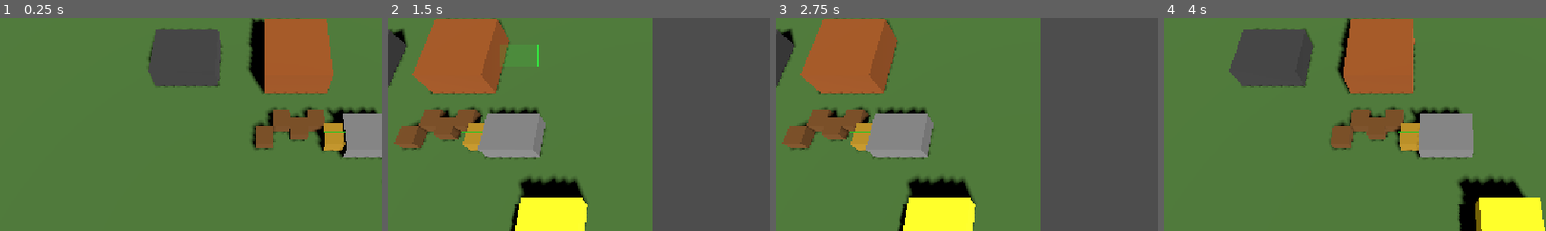
Above: before the commit, frames 1-4 (left to right).
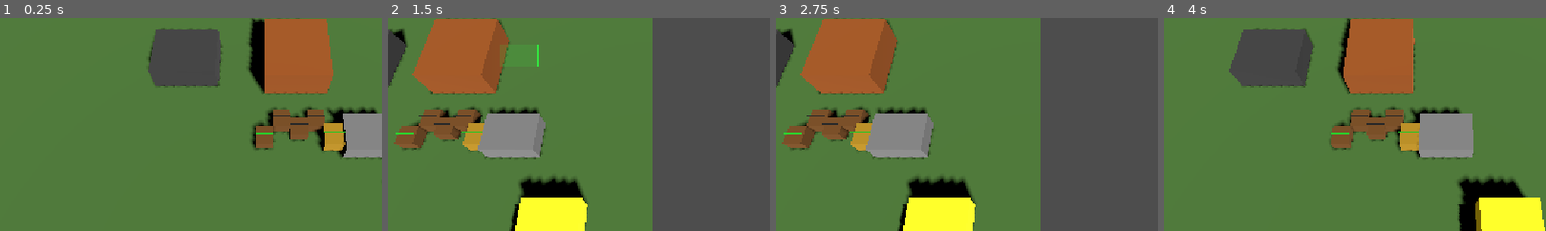
Above: after the commit, the same moments.

Repository: nplvkntx/endless-battle
Game: Godot game, scene res://scenes/main.tscn
Two runs of this game, one before a commit and one after it. Both use one fixed random seed, a clock stepped at 60 frames per second and the inputs below.
Inputs (mouse positions are % of the whole screen's width and height, from its top left):
- Up to frame 1 (0.25 s): no input
- Up to frame 2 (1.5 s): tap Enter at 0.5 s; move the mouse to (72, 45) at 0.52 s; hold Right (ui_right) 0.53-1.25 s; tap B at 0.6 s; click (72, 45) at 0.67 s; drag from (30, 55) to (45, 70) at 1.27 s
- Up to frame 3 (2.75 s): tap Space at 2 s; move the mouse to (60, 28) at 2.02 s; hold Right (ui_right) from 2.03 s (still down); tap T at 2.1 s
- Up to frame 4 (4 s): release Right (ui_right) at 2.75 s; tap Enter at 2.75 s; drag from (45, 70) to (20, 35) at 2.77 s; move the mouse to (80, 65) at 3.52 s; hold Left (ui_left) from 3.53 s (still down); tap C at 3.6 s
The pictures show only the part of the screen within x 15-65%, y 48-98%; the shares and areas given below are measured in that part.

The runs differ from the first frame. In frame 1, 0.1% of the frame differs, in the area x 67-85%, y 45-55%; in frame 2, 0.1%; in frame 3, 0.1%; in frame 4, 0.1%, in the area x 43-63%, y 45-55%.

Commit message:
Make workers killable

Diff:
--- a/autoloads/resource_manager.gd
+++ b/autoloads/resource_manager.gd
@@ -106,6 +106,14 @@
 	food_changed.emit(food_current, food_max)
 
 
+func release_food_used(amount: int) -> void:
+	if amount <= 0:
+		return
+
+	food_current = maxi(0, food_current - amount)
+	food_changed.emit(food_current, food_max)
+
+
 func try_spend(gold_cost: int, wood_cost: int) -> bool:
 	if not can_afford(gold_cost, wood_cost):
 		return false
--- a/scenes/units/worker.tscn
+++ b/scenes/units/worker.tscn
@@ -1,6 +1,7 @@
-[gd_scene load_steps=7 format=3 uid="uid://c34sseipvxy7a"]
+[gd_scene load_steps=10 format=3 uid="uid://c34sseipvxy7a"]
 
 [ext_resource type="Script" path="res://scripts/units/worker.gd" id="1_worker"]
+[ext_resource type="Script" path="res://scripts/components/health_component.gd" id="2_health_component"]
 
 [sub_resource type="StandardMaterial3D" id="StandardMaterial3D_brown"]
 albedo_color = Color(0.55, 0.35, 0.15, 1)
@@ -23,6 +24,15 @@
 [sub_resource type="BoxShape3D" id="BoxShape3D_body"]
 size = Vector3(1, 1, 1)
 
+[sub_resource type="StandardMaterial3D" id="StandardMaterial3D_health_bg"]
+albedo_color = Color(0.15, 0.15, 0.15, 1)
+
+[sub_resource type="StandardMaterial3D" id="StandardMaterial3D_health_fill"]
+albedo_color = Color(0.55, 0.35, 0.15, 1)
+
+[sub_resource type="BoxMesh" id="BoxMesh_health_bar"]
+size = Vector3(1.0, 0.08, 0.02)
+
 [node name="Worker" type="CharacterBody3D" groups=["workers", "units"]]
 script = ExtResource("1_worker")
 
@@ -36,5 +46,21 @@
 mesh = SubResource("CylinderMesh_selection")
 surface_material_override/0 = SubResource("StandardMaterial3D_selection")
 
+[node name="HealthBar" type="Node3D" parent="."]
+transform = Transform3D(1, 0, 0, 0, 1, 0, 0, 0, 1, 0, 0.75, 0)
+
+[node name="Background" type="MeshInstance3D" parent="HealthBar"]
+mesh = SubResource("BoxMesh_health_bar")
+surface_material_override/0 = SubResource("StandardMaterial3D_health_bg")
+
+[node name="Fill" type="MeshInstance3D" parent="HealthBar"]
+transform = Transform3D(1, 0, 0, 0, 1, 0, 0, 0, 1, 0, 0, 0.015)
+mesh = SubResource("BoxMesh_health_bar")
+surface_material_override/0 = SubResource("StandardMaterial3D_health_fill")
+
 [node name="CollisionShape3D" type="CollisionShape3D" parent="."]
 shape = SubResource("BoxShape3D_body")
+
+[node name="HealthComponent" type="Node" parent="."]
+script = ExtResource("2_health_component")
+max_health = 60
--- a/scripts/systems/combat_target_validation.gd
+++ b/scripts/systems/combat_target_validation.gd
@@ -87,7 +87,7 @@
 		return true
 
 	if target is Node and (target as Node).is_in_group(&"enemies"):
-		if target is Swordsman or target is Archer:
+		if target is Swordsman or target is Archer or target is Worker:
 			return true
 
 	return is_attackable_enemy_building(target)
--- a/scripts/units/worker.gd
+++ b/scripts/units/worker.gd
@@ -20,7 +20,15 @@
 
 const GOLD_MINE_COMMAND_MESSAGE: String = "Worker received gold mine command"
 const TREE_COMMAND_MESSAGE: String = "Worker received tree command"
-
+const HEALTH_BAR_WIDTH := 1.0
+const HEALTH_BAR_HUE_GREEN := 0.333333
+const FOOD_SUPPLY_USED: int = 1
+
+@onready var _health_component: HealthComponent = $HealthComponent
+@onready var _health_bar: Node3D = $HealthBar
+@onready var _health_bar_fill: MeshInstance3D = $HealthBar/Fill
+
+var _health_bar_fill_material: StandardMaterial3D
 var _gather_state: GatherTripState = GatherTripState.IDLE
 var _gather_source: GatherableResource = null
 var _carried_amount: int = 0
@@ -30,7 +38,77 @@
 
 func _ready() -> void:
 	super._ready()
+	var fill_material := _health_bar_fill.get_surface_override_material(0) as StandardMaterial3D
+	_health_bar_fill_material = fill_material.duplicate() as StandardMaterial3D
+	_health_bar_fill.set_surface_override_material(0, _health_bar_fill_material)
+	_health_component.health_changed.connect(_on_health_changed)
+	_health_component.health_depleted.connect(_on_health_depleted)
+	_update_health_bar(_health_component.current_health, _health_component.max_health)
 	_configure_faction_groups()
+
+
+func _on_health_changed(current_health: int, max_health: int) -> void:
+	_update_health_bar(current_health, max_health)
+
+
+func _update_health_bar(current_health: int, max_health: int) -> void:
+	if max_health <= 0:
+		return
+
+	var ratio: float = float(current_health) / float(max_health)
+	_health_bar_fill.scale.x = ratio
+	_health_bar_fill.position.x = HEALTH_BAR_WIDTH * (ratio - 1.0) * 0.5
+	_health_bar_fill_material.albedo_color = _get_health_bar_color(ratio)
+
+
+func _get_health_bar_color(ratio: float) -> Color:
+	return Color.from_hsv(ratio * HEALTH_BAR_HUE_GREEN, 0.85, 0.9)
+
+
+func _is_alive() -> bool:
+	return (
+		_health_component != null
+		and is_instance_valid(_health_component)
+		and _health_component.current_health > 0
+	)
+
+
+func take_damage(amount: float, attacker: Node = null) -> void:
+	if not _is_alive():
+		return
+
+	CombatKillTracker.record_attacker(self, attacker)
+
+	var damage_amount := int(amount)
+	_health_component.take_damage(damage_amount)
+	FloatingDamageNumber.spawn(self, damage_amount)
+
+
+func get_current_health() -> int:
+	if _health_component == null:
+		return 0
+
+	return _health_component.current_health
+
+
+func _on_health_depleted() -> void:
+	_cancel_build_trip()
+	cancel_gathering()
+	has_move_target = false
+	velocity = Vector3.ZERO
+	_health_bar.visible = false
+
+	if not _is_enemy_worker():
+		ResourceManager.release_food_used(FOOD_SUPPLY_USED)
+
+	die()
+	print("Worker died")
+	queue_free()
+
+
+func _cancel_build_trip() -> void:
+	_build_trip_state = BuildTripState.IDLE
+	_building_target = null
 
 
 func _configure_faction_groups() -> void:
@@ -48,17 +126,26 @@
 
 
 func _physics_process(delta: float) -> void:
+	if not _is_alive():
+		return
+
 	super._physics_process(delta)
 	_update_gather_trip()
 	_update_build_trip()
 
 
 func command_gather_gold_mine(gold_mine: GoldMine) -> void:
+	if not _is_alive():
+		return
+
 	print(GOLD_MINE_COMMAND_MESSAGE)
 	_start_gathering(gold_mine)
 
 
 func command_gather_tree(tree: WoodTree) -> void:
+	if not _is_alive():
+		return
+
 	print(TREE_COMMAND_MESSAGE)
 	_start_gathering(tree)
 
@@ -78,6 +165,9 @@
 
 
 func command_build(building: Building) -> void:
+	if not _is_alive():
+		return
+
 	cancel_gathering()
 	_build_trip_state = BuildTripState.TO_BUILDING
 	_building_target = building
@@ -97,6 +187,9 @@
 
 
 func _update_gather_trip() -> void:
+	if not _is_alive():
+		return
+
 	match _gather_state:
 		GatherTripState.TO_SOURCE:
 			if not has_move_target:
@@ -106,6 +199,9 @@
 
 
 func _update_build_trip() -> void:
+	if not _is_alive():
+		return
+
 	match _build_trip_state:
 		BuildTripState.TO_BUILDING:
 			if not has_move_target:
@@ -208,7 +304,7 @@
 
 
 func _on_gather_wait_finished() -> void:
-	if _gather_state != GatherTripState.GATHER_WAIT:
+	if not _is_alive() or _gather_state != GatherTripState.GATHER_WAIT:
 		return
 
 	if _gather_source == null or not is_instance_valid(_gather_source):
